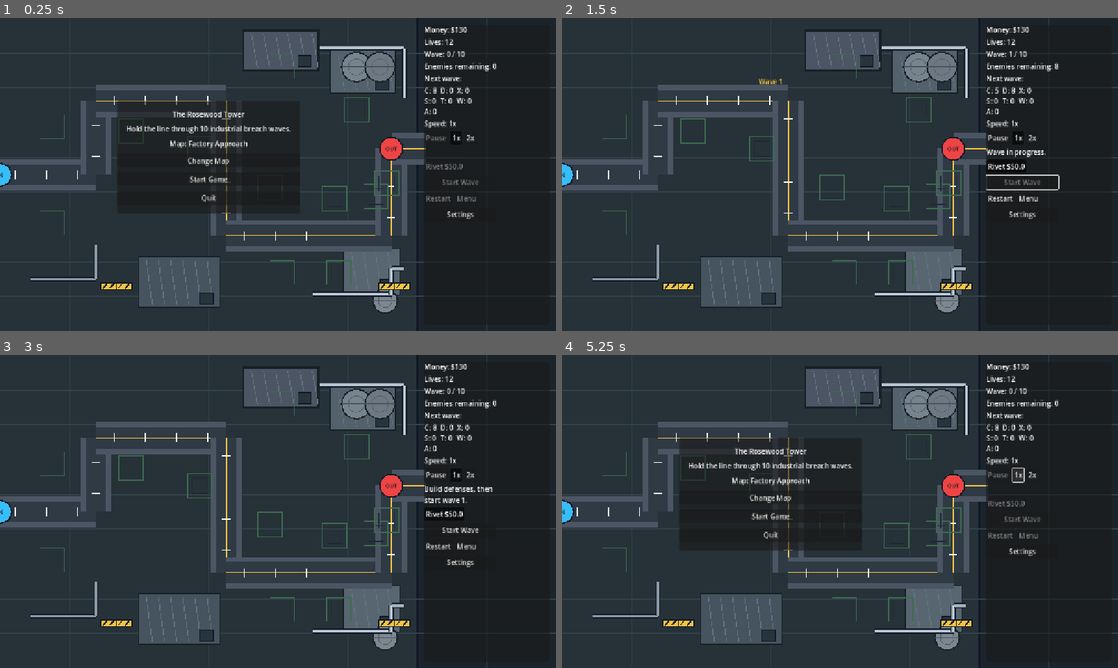
Above: before the commit, frames 1-4 (two rows, left to right).
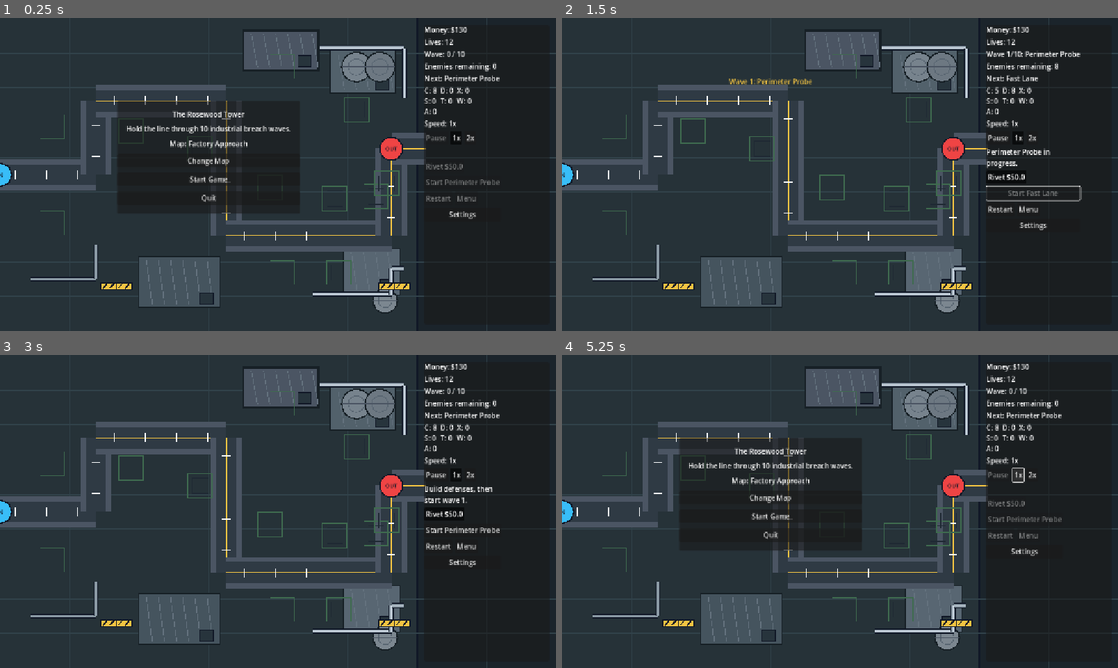
Above: after the commit, the same moments.

Repository: hobsojam/the-rosewood-tower
Game: Godot game, scene res://scenes/Game.tscn
Same seed, same stepped clock (60 frames per second), same inputs: the game is played once before the commit and once after it.
Inputs:
- Up to frame 1 (0.25 s): no input
- Up to frame 2 (1.5 s): click "Start Game" at 0.5 s; click "Start Wave" (after the commit: "Start Perimeter Probe") at 1.25 s
- Up to frame 3 (3 s): click "Restart" at 2 s; click "Start Game" at 2.75 s
- Up to frame 4 (5.25 s): click "Start Wave" (after the commit: "Start Perimeter Probe") at 3.5 s; click "Restart" at 4.25 s; click "1x" at 5 s

The runs differ from the first frame. In frame 1, 0.3% of the frame differs, in the area x 76-90%, y 18-65%; in frame 2, 1.5%, in the area x 30-94%, y 10-68%; in frame 3, 0.3%; in frame 4, 0.3%.

Commit message:
Name waves in the HUD

Diff:
--- a/data/waves.json
+++ b/data/waves.json
@@ -1,12 +1,12 @@
 [
-  {"standard": 8},
-  {"standard": 5, "fast": 8},
-  {"standard": 5, "armored": 4},
-  {"standard": 8, "fast": 6, "decoy": 3},
-  {"standard": 12, "armored": 3, "shield": 2},
-  {"standard": 6, "fast": 10, "armored": 2, "decoy": 4},
-  {"standard": 6, "fast": 4, "air": 7},
-  {"standard": 8, "armored": 5, "shield": 2, "siege": 2},
-  {"fast": 12, "decoy": 6, "air": 5},
-  {"standard": 14, "fast": 10, "armored": 6, "shield": 2, "decoy": 4, "siege": 2, "air": 7}
+  {"name": "Perimeter Probe", "enemies": {"standard": 8}},
+  {"name": "Fast Lane", "enemies": {"standard": 5, "fast": 8}},
+  {"name": "Iron Column", "enemies": {"standard": 5, "armored": 4}},
+  {"name": "Signal Clutter", "enemies": {"standard": 8, "fast": 6, "decoy": 3}},
+  {"name": "Shield Convoy", "enemies": {"standard": 12, "armored": 3, "shield": 2}},
+  {"name": "Breakneck Mix", "enemies": {"standard": 6, "fast": 10, "armored": 2, "decoy": 4}},
+  {"name": "Airspace Breach", "enemies": {"standard": 6, "fast": 4, "air": 7}},
+  {"name": "Siege Line", "enemies": {"standard": 8, "armored": 5, "shield": 2, "siege": 2}},
+  {"name": "False Sky", "enemies": {"fast": 12, "decoy": 6, "air": 5}},
+  {"name": "Rosewood Collapse", "enemies": {"standard": 14, "fast": 10, "armored": 6, "shield": 2, "decoy": 4, "siege": 2, "air": 7}}
 ]
--- a/scripts/Game.gd
+++ b/scripts/Game.gd
@@ -600,7 +600,7 @@
 		return
 
 	if wave_manager.start_next_wave():
-		status_label.text = "Wave in progress."
+		status_label.text = "%s in progress." % wave_manager.get_current_wave_name()
 	else:
 		status_label.text = "Wave already active or game finished."
 	_update_hud()
@@ -663,7 +663,7 @@
 	_play_sound("wave_start")
 	if int(wave_manager.get_current_wave_counts().get("air", 0)) > 0:
 		_play_sound("helicopter_alert")
-	_show_banner("Wave %s" % _wave_number, Color("#f5c542"))
+	_show_banner("Wave %s: %s" % [_wave_number, wave_manager.get_current_wave_name()], Color("#f5c542"))
 	_update_hud()
 
 func _on_wave_completed(_wave_number: int) -> void:
@@ -999,14 +999,20 @@
 	_clamp_lives()
 	money_label.text = "Money: $%s" % money
 	lives_label.text = "Lives: %s" % lives
-	wave_label.text = "Wave: %s / %s" % [wave_manager.current_wave + 1, wave_manager.total_waves]
+	var current_wave_number: int = max(wave_manager.current_wave + 1, 0)
+	if current_wave_number > 0:
+		wave_label.text = "Wave %s/%s: %s" % [current_wave_number, wave_manager.total_waves, wave_manager.get_current_wave_name()]
+	else:
+		wave_label.text = "Wave: 0 / %s" % wave_manager.total_waves
 	enemies_label.text = "Enemies remaining: %s" % wave_manager.get_remaining_enemies()
-	next_wave_label.text = "Next wave:"
+	next_wave_label.text = "Next: %s" % wave_manager.get_next_wave_name()
 	var next_counts: Dictionary = wave_manager.get_next_wave_counts()
 	for enemy_id in next_wave_count_labels:
 		next_wave_count_labels[enemy_id].text = "%s: %s" % [_get_enemy_icon(enemy_id), int(next_counts.get(enemy_id, 0))]
 	speed_label.text = "Speed: paused" if game_paused else "Speed: %sx" % int(game_speed)
 	start_button.disabled = not game_started or bonus_pending or wave_manager.game_over or wave_manager.spawning or wave_manager.active_enemies > 0
+	var next_wave_name: String = wave_manager.get_next_wave_name()
+	start_button.text = "Start Wave" if next_wave_name == "None" else "Start %s" % next_wave_name
 	restart_button.disabled = not game_started
 	menu_button.disabled = not game_started
 	settings_button.button_pressed = settings_panel.visible
--- a/scripts/WaveManager.gd
+++ b/scripts/WaveManager.gd
@@ -33,7 +33,7 @@
 	current_wave += 1
 	spawning = true
 	wave_started.emit(current_wave + 1)
-	_spawn_wave(waves[current_wave])
+	_spawn_wave(_get_wave_counts(current_wave))
 	return true
 
 func stop_game() -> void:
@@ -163,9 +163,28 @@
 	var next_index := current_wave + 1
 	if next_index >= waves.size():
 		return {}
-	return waves[next_index]
+	return _get_wave_counts(next_index)
 
 func get_current_wave_counts() -> Dictionary:
 	if current_wave < 0 or current_wave >= waves.size():
 		return {}
-	return waves[current_wave]
+	return _get_wave_counts(current_wave)
+
+func get_next_wave_name() -> String:
+	var next_index := current_wave + 1
+	if next_index >= waves.size():
+		return "None"
+	return _get_wave_name(next_index)
+
+func get_current_wave_name() -> String:
+	if current_wave < 0 or current_wave >= waves.size():
+		return "None"
+	return _get_wave_name(current_wave)
+
+func _get_wave_counts(wave_index: int) -> Dictionary:
+	var wave: Dictionary = waves[wave_index]
+	return wave.get("enemies", wave)
+
+func _get_wave_name(wave_index: int) -> String:
+	var wave: Dictionary = waves[wave_index]
+	return str(wave.get("name", "Wave %s" % [wave_index + 1]))
Not shown, changed: DESIGN.md
